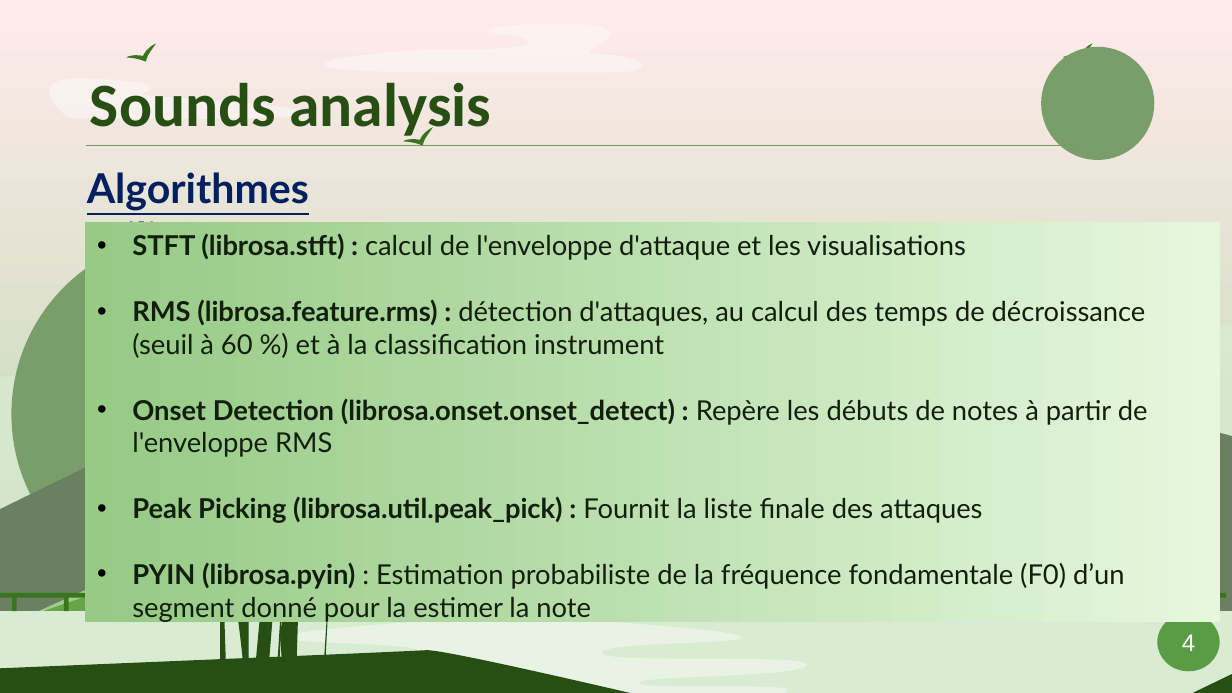
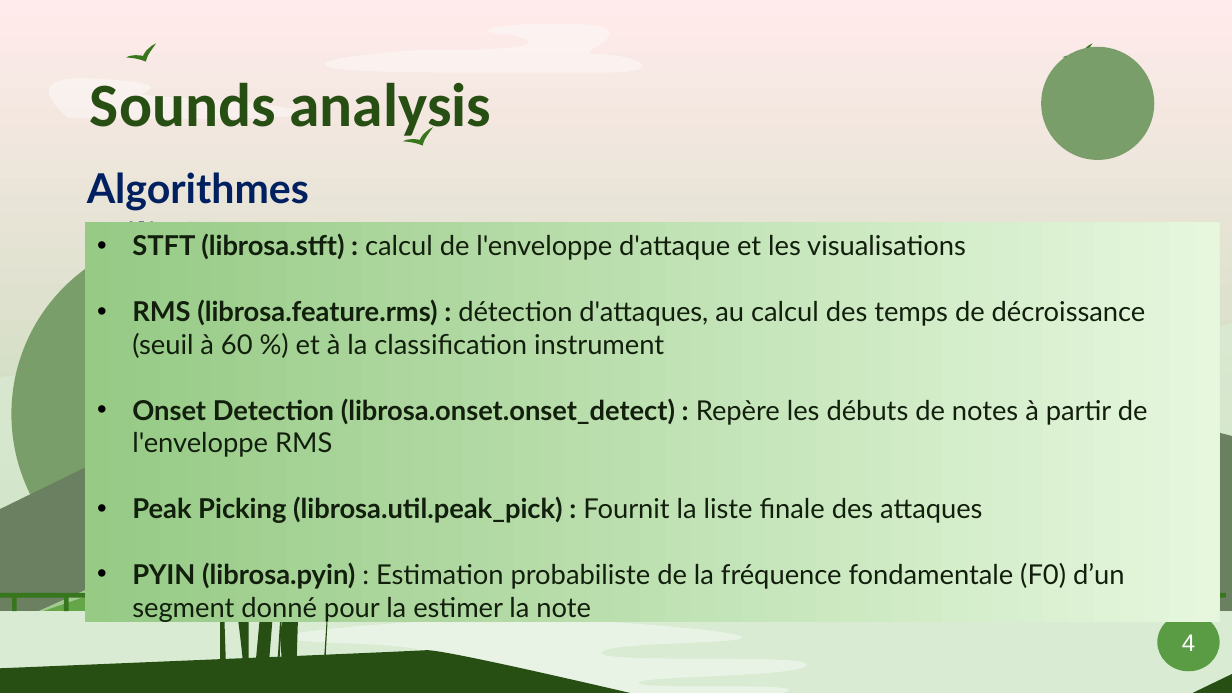
Before and after one commit to Smoother19/MusicAnimation, a slide deck: slide 7 of docs/presentation/PresFinal.pptx. Drawn at 1232x693 pixels with LibreOffice and Linux fonts; fonts in the diff are those of the drawing. Boxes give left, top, right and bottom in pixels: in the first picture for what was removed or moved away, otherwise in the second. Text is boxed around its words. In the diff, an @@ line names an element or a change of style, - is before the commit and + after.

```diff
--- a/docs/presentation/PresFinal.pptx
+++ b/docs/presentation/PresFinal.pptx
@@ line removed from (85, 145) to (1080, 145) @@
@@ text "Algorithmes utilisés" at bbox=[87, 172, 309, 259]: underline off @@
```
Also in this commit, not shown: 4 other slides changed.
